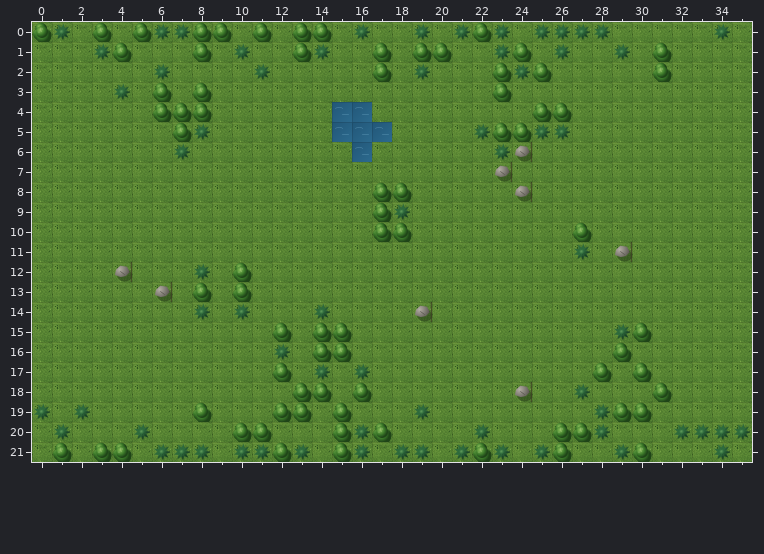
One commit to this Tiled map: src/main/resources/eu/amadeos/games/towers/maps/map1.tmx. Above: the version before the commit.
Cells are 20x20 px. Shown: x 0..35, y 0..21.
Once edited:
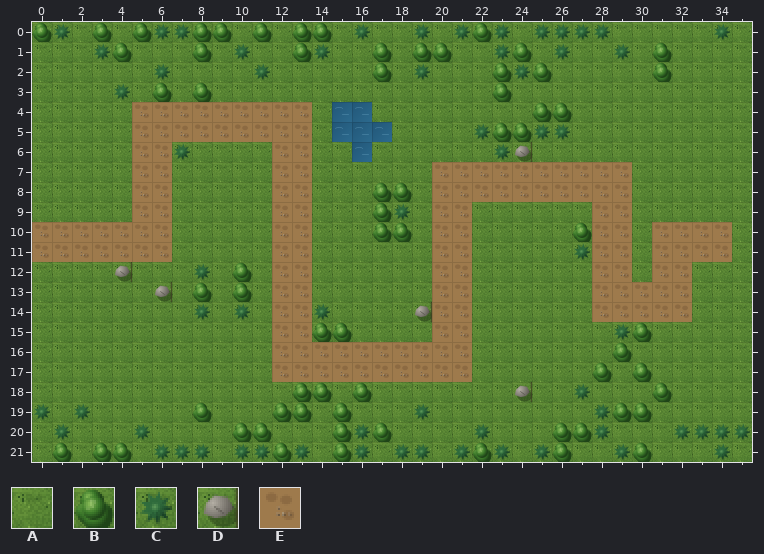
Key: from "tiles": A 0, B 1 "tree", C 2 "pine", D 3 "rock", E 5 "road".
_ is an empty cell, . an unchanged one.
Change:
--- layer "ground"
@@ x 0..34 @@
- 4 .....ABBBAAAAA.....................
- 5 .....AABCAAAAA.....................
- 6 .....AA.....AA.....................
- 7 .....AA.....AA......AAADAAAAAA.....
- 8 .....AA.....AA......AAAADAAAAA.....
- 9 .....AA.....AA......AA......AA.....
-10 AAAAAAA.....AA......AA......AA.AAAA
-11 AAAAAAA.....AA......AA......AD.AAAA
-12 ............AA......AA......AA.AA..
-13 ............AA......AA......AAAAA..
-14 ............AA......AA......AAAAA..
-15 ............BA......AA.............
-16 ............CABBAAAAAA.............
-17 ............BACACAAAAA.............
+ 4 .....EEEEEEEEE.....................
+ 5 .....EEEEEEEEE.....................
+ 6 .....EE.....EE.....................
+ 7 .....EE.....EE......EEEEEEEEEE.....
+ 8 .....EE.....EE......EEEEEEEEEE.....
+ 9 .....EE.....EE......EE......EE.....
+10 EEEEEEE.....EE......EE......EE.EEEE
+11 EEEEEEE.....EE......EE......EE.EEEE
+12 ............EE......EE......EE.EE..
+13 ............EE......EE......EEEEE..
+14 ............EE......EE......EEEEE..
+15 ............EE......EE.............
+16 ............EEEEEEEEEE.............
+17 ............EEEEEEEEEE.............
Where, in picture pixels (left, top, right, bottom), the same in both pictures:
changed: (32, 102, 732, 382)
